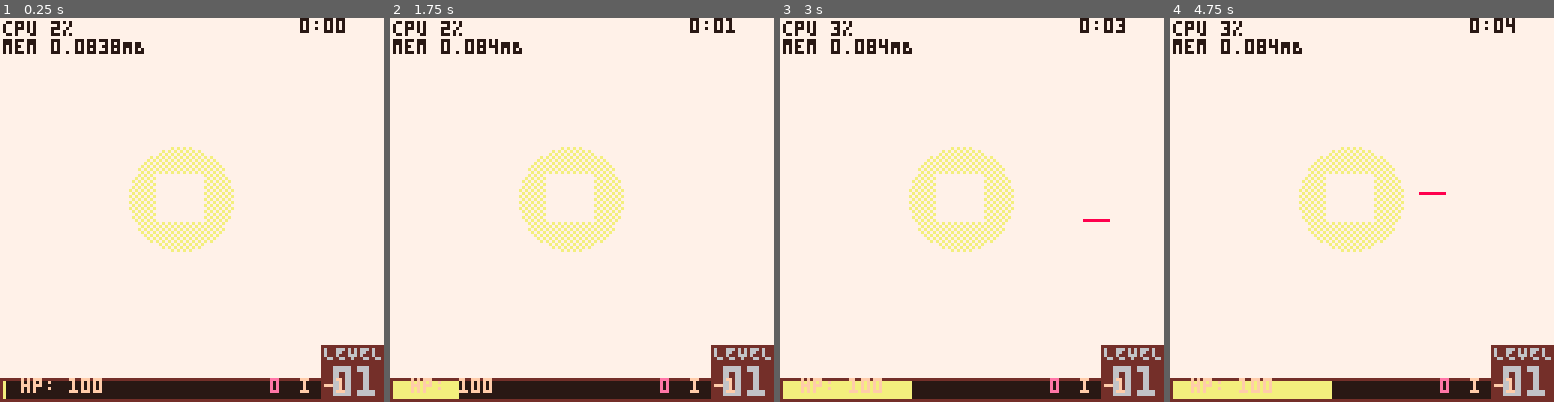
Above: before the commit, frames 1-4 (left to right).
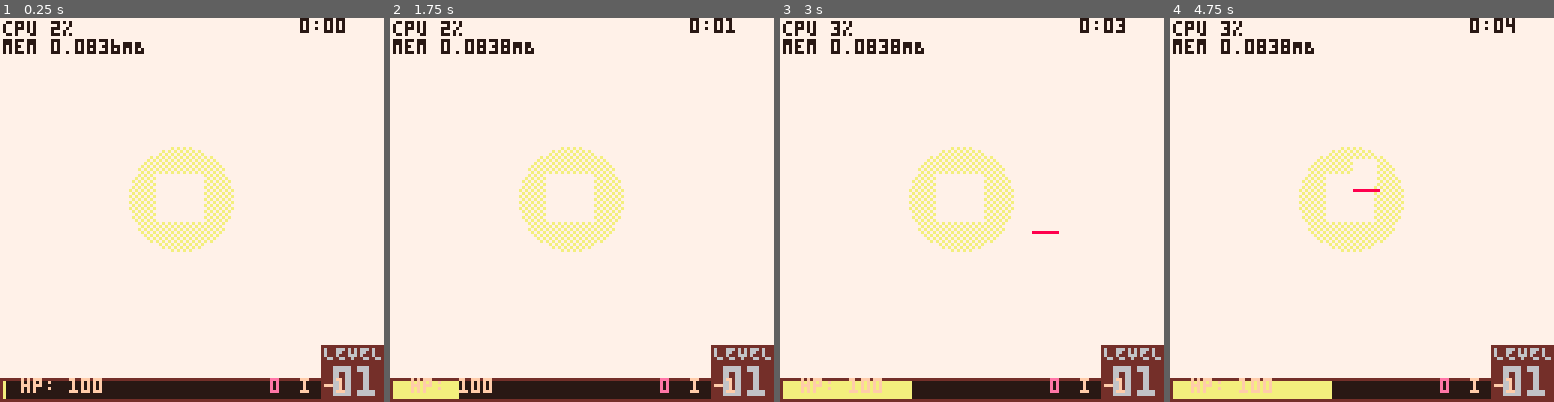
Above: after the commit, the same moments.

Repository: wsasaki01/bath-hack-2026
Game: PICO-8 cartridge fake.p8
Two runs of this game, one before a commit and one after it. Both use one fixed random seed, a clock stepped at 60 frames per second and the inputs below.
Inputs:
- Up to frame 1 (0.25 s): no input
- Up to frame 2 (1.75 s): tap X (X key) at 0.33, 1.07 s; tap O (Z key) at 0.7, 1.7 s; hold Right from 1.6 s (still down)
- Up to frame 3 (3 s): tap X (X key) at 1.85, 2.97 s; release Right at 2.1 s; tap O (Z key) at 2.1, 2.5, 2.9 s; hold Up 2.15-2.42 s; hold Right from 2.47 s (still down)
- Up to frame 4 (4.75 s): release Right at 3.03 s; hold Left 3.08-3.58 s; tap O (Z key) every 0.4 s from 3.3 to 4.5 s; hold Down 3.63-3.97 s; hold Right 4.02-4.68 s; tap X (X key) at 4.08 s; hold Up from 4.73 s (still down)

The runs differ from the first frame. In frame 1, less than 0.1% of the frame differs, in the area x 29-32%, y 5-8%; in frame 2, 0.1%; in frame 3, 0.2%; in frame 4, 0.4%, in the area x 25-72%, y 5-47%.

Commit message:
basic carpet made

Diff:
--- a/bh26.p8
+++ b/bh26.p8
@@ -212,12 +212,41 @@
 
 
 
+…(5 lines of a section not shown)…
 __map__
-0000000000050505050505050000000000000000000000000000000000000000000000000000000000000000000000000000000000000000000000000000000000000000000000000000000000000000000000000000000000000000000000000000000000000000000000000000000000000000000000000000000000000000
-0000050505050505050505050505050000000000000000000000000000000000000000000000000000000000000000000000000000000000000000000000000000000000000000000000000000000000000000000000000000000000000000000000000000000000000000000000000000000000000000000000000000000000
-0005050505050505050505050505050500000000000000000000000000000000000000000000000000000000000000000000000000000000000000000000000000000000000000000000000000000000000000000000000000000000000000000000000000000000000000000000000000000000000000000000000000000000
-0005050505050505050505050505050500000000000000000000000000000000000000000000000000000000000000000000000000000000000000000000000000000000000000000000000000000000000000000000000000000000000000000000000000000000000000000000000000000000000000000000000000000000
-0005050505050505050505050505050500000000000000000000000000000000000000000000000000000000000000000000000000000000000000000000000000000000000000000000000000000000000000000000000000000000000000000000000000000000000000000000000000000000000000000000000000000000
-0005050505050505050505050505050500000000000000000000000000000000000000000000000000000000000000000000000000000000000000000000000000000000000000000000000000000000000000000000000000000000000000000000000000000000000000000000000000000000000000000000000000000000
-0005050505050505050505050505050500000000000000000000000000000000000000000000000000000000000000000000000000000000000000000000000000000000000000000000000000000000000000000000000000000000000000000000000000000000000000000000000000000000000000000000000000000000
-0005050505050505050505050505050500000000000000000000000000000000000000000000000000000000000000000000000000000000000000000000000000000000000000000000000000000000000000000000000000000000000000000000000000000000000000000000000000000000000000000000000000000000
+0f0e0f0e0f0e0f0e0f0e0f0e0f0e0f0e0f0e0f0e0f0e0f0e0f0e0f0e0f0e0f0e0f0e0f0e0f00000000000000000000000000000000000000000000000000000000000000000000000000000000000000000000000000000000000000000000000000000000000000000000000000000000000000000000000000000000000000
+0e00000000000000000000000000000000000000000000000000000000000000000000000e00000000000000000000000000000000000000000000000000000000000000000000000000000000000000000000000000000000000000000000000000000000000000000000000000000000000000000000000000000000000000
+0f00000000000000000000000000000000000000000000000000000000000000000000000f00000000000000000000000000000000000000000000000000000000000000000000000000000000000000000000000000000000000000000000000000000000000000000000000000000000000000000000000000000000000000
+0d1c0d0d1c1c0d1c0d0d1c1c0d1c0d0d1c1c0d1c0d0d1c1c0d1c0d0d0d1c0d1c1c0c0d1c0e00000000000000000000000000000000000000000000000000000000000000000000000000000000000000000000000000000000000000000000000000000000000000000000000000000000000000000000000000000000000000
+1d0c0c1d0c0c1d0c0c1d0c0c1d0c0c1d0c0c1d0c0c1d0c0c1d0c0c1d0c0c1d0c0c0d0c0c0f00000000000000000000000000000000000000000000000000000000000000000000000000000000000000000000000000000000000000000000000000000000000000000000000000000000000000000000000000000000000000
+0d1c0d1c1c0c0d1c0d1c1c0c0d1c0d1c1c0c0d1c0d1c1c0c0d1c0d1c0c0c0d1c0d1c0c0c0e00000000000000000000000000000000000000000000000000000000000000000000000000000000000000000000000000000000000000000000000000000000000000000000000000000000000000000000000000000000000000
+0c0c1d0c0c0d0c0c1d0c0c0d0c0c1d0c0c0d0c0c1d0c0c0d0c0c1d0c0d0d0c1c1d0c0d0d0f00000000000000000000000000000000000000000000000000000000000000000000000000000000000000000000000000000000000000000000000000000000000000000000000000000000000000000000000000000000000000
+0c0c0d1c0d1c0c0c0d1c0d1c0c0c0d1c0d1c0c0c0d1c0d1c0c0c0d1c0d1c0d1c0d0d1c1c0e00000000000000000000000000000000000000000000000000000000000000000000000000000000000000000000000000000000000000000000000000000000000000000000000000000000000000000000000000000000000000
+0d0d0c1c1d0c0d0d0c1c1d0c0d0d0c1c1d0c0d0d0c1c1d0c0d0d0c0d1c0d1c1c0c0d1c0c0f00000000000000000000000000000000000000000000000000000000000000000000000000000000000000000000000000000000000000000000000000000000000000000000000000000000000000000000000000000000000000
+0d1c0d1c0d0d1c1c0d1c0d0d1c1c0d1c0d0d1c1c0d1c0d0d1c1c0d0c0c1d0c0c0d0c0c0c0e00000000000000000000000000000000000000000000000000000000000000000000000000000000000000000000000000000000000000000000000000000000000000000000000000000000000000000000000000000000000000
+1d0c1d0c0c1d0c0c1d0c0c1d0c0c1d0c0c1d0c0c1d0c0c1d0c0c1d0c0c0d1c0d1c0c0c0d0f00000000000000000000000000000000000000000000000000000000000000000000000000000000000000000000000000000000000000000000000000000000000000000000000000000000000000000000000000000000000000
+0d0c0d1c0d1c1c0c0d1c0d1c1c0c0d1c0d1c1c0c0d1c0d1c1c0c0d0d0d0c1c1d0c0d0d1c0e00000000000000000000000000000000000000000000000000000000000000000000000000000000000000000000000000000000000000000000000000000000000000000000000000000000000000000000000000000000000000
+1d1c0c0c1d0c0c0d0c0c1d0c0c0d0c0c1d0c0c0d0c0c1d0c0c0d0c0d1c0d1c0d0d1c1d1c0f00000000000000000000000000000000000000000000000000000000000000000000000000000000000000000000000000000000000000000000000000000000000000000000000000000000000000000000000000000000000000
+1c0d0c0c0d1c0d1c0c0c0d1c0d1c0c0c0d1c0d1c0c0c0d1c0d1c0c1d0c1d0c0c1d0c1d0c0e00000000000000000000000000000000000000000000000000000000000000000000000000000000000000000000000000000000000000000000000000000000000000000000000000000000000000000000000000000000000000
+0d1c0d0d0c1c1d0c0d0d0c1c1d0c0d0d0c1c1d0c0d0d0c1c1d0c0d0d0c0d1c0d1c1c0c1d0f00000000000000000000000000000000000000000000000000000000000000000000000000000000000000000000000000000000000000000000000000000000000000000000000000000000000000000000000000000000000000
+0c0c0d1d1c0d1c0d0d1c1c0d1c0d0d1c1c0d1c0d0d1c1c0d1c0d0d1d1c0c0c1d0c0c0d1d0e00000000000000000000000000000000000000000000000000000000000000000000000000000000000000000000000000000000000000000000000000000000000000000000000000000000000000000000000000000000000000
+1c1d0c0d0c1d0c0c1d0c0c1d0c0c1d0c0c1d0c0c1d0c0c1d0c0c1d1c0d0c0c0d1c0d1c0c0f00000000000000000000000000000000000000000000000000000000000000000000000000000000000000000000000000000000000000000000000000000000000000000000000000000000000000000000000000000000000000
+0c0d1c1d1c0d1c0d1c1c0c0d1c0d1c1c0c0d1c0d1c1c0c0d1c0d1c1c0c0d1c0d1c1c0c1c0f00000000000000000000000000000000000000000000000000000000000000000000000000000000000000000000000000000000000000000000000000000000000000000000000000000000000000000000000000000000000000
+0c0d1c0d0c0c0c1d0c0c0d0c0c1d0c0c0d0c0c1d0c0c0d0c0c1d0c0c0d0c0c1d0c0c0d0c0e00000000000000000000000000000000000000000000000000000000000000000000000000000000000000000000000000000000000000000000000000000000000000000000000000000000000000000000000000000000000000
+1c1d0c1d1c0c0c0d1c0d1c0c0c0d1c0d1c0c0c0d1c0d1c0c0c0d1c0d1c0c0c0d1c0d1c1c0f00000000000000000000000000000000000000000000000000000000000000000000000000000000000000000000000000000000000000000000000000000000000000000000000000000000000000000000000000000000000000
+1d1c1d1c0d0d0d0c1c1d0c0d0d0c1c1d0c0d0d0c1c1d0c0d0d0c1c1d0c0d0d0c1c1d0c0d0e00000000000000000000000000000000000000000000000000000000000000000000000000000000000000000000000000000000000000000000000000000000000000000000000000000000000000000000000000000000000000
+0c1d1c0d0c0d1c0d0d1c1c0d1c0d0d1c1c0d1c0d0d1c1c0d1c0d0d1c1c0d1c0d0d1c1c1d0f00000000000000000000000000000000000000000000000000000000000000000000000000000000000000000000000000000000000000000000000000000000000000000000000000000000000000000000000000000000000000
+1c0d0c1d1c1d0c0c1d0c0c1d0c0c1d0c0c1d0c0c1d0c0c1d0c0c1d0c0c1d0c0c1d0c0c1c0e00000000000000000000000000000000000000000000000000000000000000000000000000000000000000000000000000000000000000000000000000000000000000000000000000000000000000000000000000000000000000
+0c0c1d1c0d0d1c0d1c1c0c0d1c0d1c1c0c0d1c0d1c1c0c0d1c0d1c1c0c0d1c0d1c1c0c0c0f00000000000000000000000000000000000000000000000000000000000000000000000000000000000000000000000000000000000000000000000000000000000000000000000000000000000000000000000000000000000000
+0d1c1c1c0c0c0c1d0c0c0d0c0c1d0c0c0d0c0c1d0c0c0d0c0c1d0c0c0d0c0c1d0c0c0d1d0e00000000000000000000000000000000000000000000000000000000000000000000000000000000000000000000000000000000000000000000000000000000000000000000000000000000000000000000000000000000000000
+0c0d0d1c1d0c0c0d1c0d1c0c0c0d1c0d1c0c0c0d1c0d1c0c0c0d1c0d1c0c0c0d1c0d1c0d0f00000000000000000000000000000000000000000000000000000000000000000000000000000000000000000000000000000000000000000000000000000000000000000000000000000000000000000000000000000000000000
+1c0d1d1d1c0d0d0c1c1d0c0d0d0c1c1d0c0d0d0c1c1d0c0d0d0c1c1d0c0d0d0c1c1d0c1c0e00000000000000000000000000000000000000000000000000000000000000000000000000000000000000000000000000000000000000000000000000000000000000000000000000000000000000000000000000000000000000
+0f0e0f0e0f0e0f0e0f0e0f0e0f0e0f0e0f0e0f0e0f0e0f0e0f0e0f0e0f0e0f0e0f0e0f0e0f00000000000000000000000000000000000000000000000000000000000000000000000000000000000000000000000000000000000000000000000000000000000000000000000000000000000000000000000000000000000000
+0f00000000000000000000000000000000000000000000000000000000000000000000000f00000000000000000000000000000000000000000000000000000000000000000000000000000000000000000000000000000000000000000000000000000000000000000000000000000000000000000000000000000000000000
+0e00000000000000000000000000000000000000000000000000000000000000000000000e00000000000000000000000000000000000000000000000000000000000000000000000000000000000000000000000000000000000000000000000000000000000000000000000000000000000000000000000000000000000000
+0f00000000000000000000000000000000000000000000000000000000000000000000000f00000000000000000000000000000000000000000000000000000000000000000000000000000000000000000000000000000000000000000000000000000000000000000000000000000000000000000000000000000000000000
+0e00000000000000000000000000000000000000000000000000000000000000000000000e00000000000000000000000000000000000000000000000000000000000000000000000000000000000000000000000000000000000000000000000000000000000000000000000000000000000000000000000000000000000000
--- a/draw.lua
+++ b/draw.lua
@@ -14,7 +14,7 @@
 		camera(plyr.x-60,plyr.y-60)
 
 		-- Draw map
-		map(0,0,0,0,8,8)
+		map(0,0,0,0,128,128)
 
 		-- Screen item updates
 		for screen in all(screen_list) do
--- a/enemies.lua
+++ b/enemies.lua
@@ -62,7 +62,7 @@
 
             -- if enemy at player position, health decreases
             -- replace w goated collisions later
-            if self.x == px or self.y == py then global.plyr.h -= 10 end
+            if self.x == px or self.y == py then global.plyr.hp -= 10 end
 
             -- Transform enemy coords to screen space
             -- Then div by 8 to place into one of 256 "bins" in screen_damage_matrix
--- a/init.lua
+++ b/init.lua
@@ -28,14 +28,7 @@
 	control_menu = true
 
 	-- Main menu selected option index
-	menu_idx = 1
-	menu_idx_min = 1	-- Minimum and maximum indices
-	menu_idx_max = 2	-- Changes depending on which menu is being used
 
-	-- Is the "end" screen being shown on top of gameplay?
-	end_screen = false
-
-	--[[]]
 	-- DEBUG: Launch to game
 	menu = 2
 	init_game()
--- a/player.lua
+++ b/player.lua
@@ -29,7 +29,7 @@
 	hp = 100,
 	iframe = -1, -- frames invincible from dmg
 
-	spd = 1, -- player movement speed (should be > enemy speed)
+	spd = 1.6, -- player movement speed (should be > enemy speed)
 	def = 1, -- how fast hp decreases
 	str = 1, -- raw dmg multiplier
 	luck = 1, -- i would love luck mechanics
Not shown, changed: 66 lines of the sprite sheet (__gfx__) section of bh26.p8
Not shown, changed: the thumbnail (__label__) section of bh26.p8
